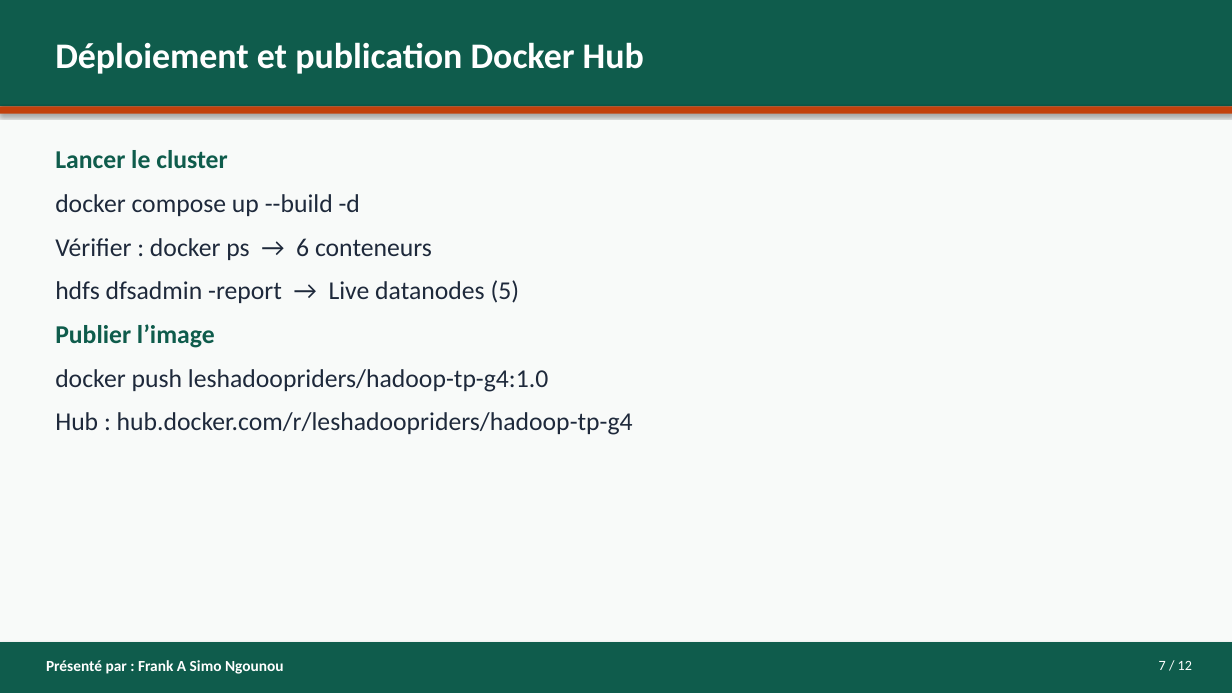
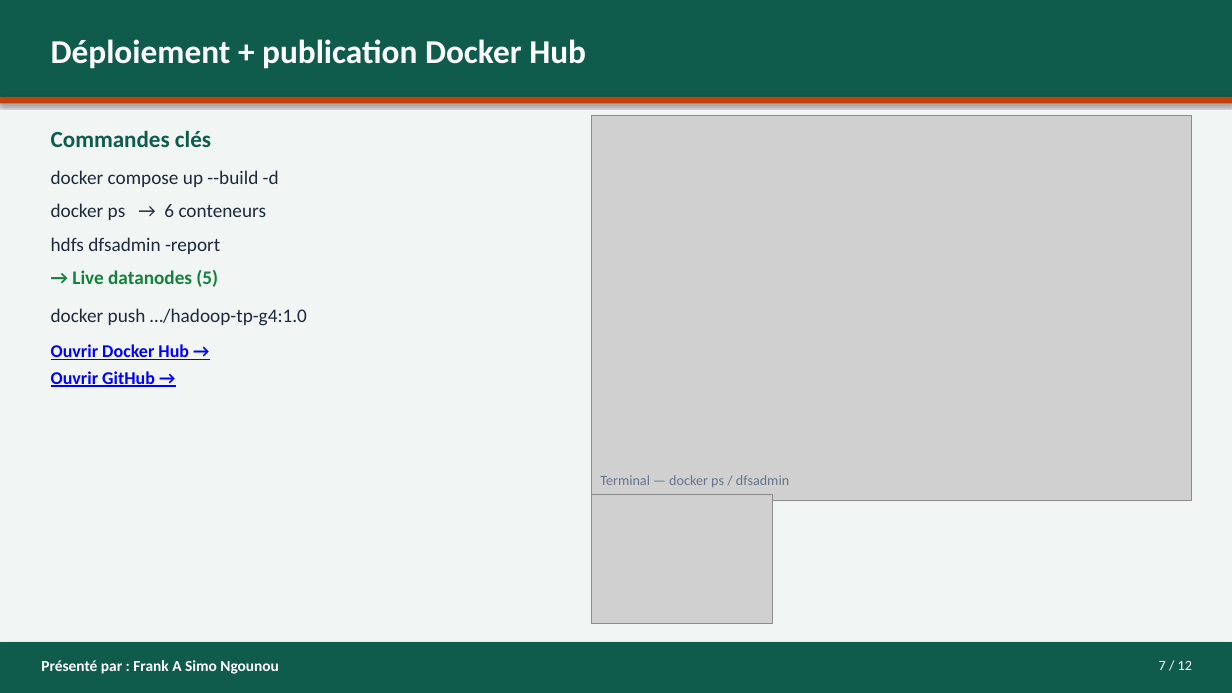
Before and after one commit to asinyopetro/Les_Hadoop_Riders_G4, a slide deck: slide 7 of presentation/PRESENTATION-G4-Les_Hadoop_Riders.pptx. Drawn at 1232x693 pixels with LibreOffice and Linux fonts; fonts in the diff are those of the drawing; grey boxes stand for pictures. Boxes give left, top, right and bottom in pixels: in the first picture for what was removed or moved away, otherwise in the second. Text is boxed around its words. In the diff, an @@ line names an element or a change of style, - is before the commit and + after.

```diff
--- a/presentation/PRESENTATION-G4-Les_Hadoop_Riders.pptx
+++ b/presentation/PRESENTATION-G4-Les_Hadoop_Riders.pptx
@@ rectangle resized from (x1=0, y1=0, x2=1232, y2=106) to (x1=0, y1=0, x2=1232, y2=97) @@
@@ rectangle at (x1=0, y1=0, x2=1232, y2=693): fill #F8FAF9 to #F1F5F4 @@
@@ text at (x1=51, y1=39, x2=586, y2=69): text changed; size 28 to 26 pt @@
-Déploiement et publication Docker Hub
+Déploiement + publication Docker Hub
@@ rectangle moved from (x1=0, y1=106, x2=1232, y2=114) to (x1=0, y1=97, x2=1232, y2=104) @@
@@ picture added at (x1=592, y1=116, x2=1192, y2=500) @@
@@ text "Commandes clés" moved from (x1=55, y1=150, x2=633, y2=435) to (x1=51, y1=130, x2=307, y2=387) @@
@@ text at (x1=51, y1=130, x2=211, y2=147): text changed; size 20 to 18 pt @@
-Lancer le cluster
+Commandes clés
@@ text at (x1=51, y1=170, x2=279, y2=187): size 20 to 15 pt in "docker compose up --build -d"; less space between paragraphs @@
@@ text at (x1=51, y1=203, x2=307, y2=387): text changed; size 20 to 15 pt @@
-Vérifier : docker ps → 6 conteneurs
-hdfs dfsadmin -report → Live datanodes (5)
-Publier l’image
-docker push leshadoopriders/hadoop-tp-g4:1.0
-Hub : hub.docker.com/r/leshadoopriders/hadoop-tp-g4
+docker ps → 6 conteneurs
+hdfs dfsadmin -report
+→ Live datanodes (5)
+docker push …/hadoop-tp-g4:1.0
+Ouvrir Docker Hub →
+Ouvrir GitHub →
@@ text added at (x1=600, y1=475, x2=789, y2=487), 11 pt, text #64748B @@
+Terminal — docker ps / dfsadmin
@@ picture added at (x1=592, y1=494, x2=773, y2=624) @@
@@ text "Présenté par : Frank A ..." moved from (x1=46, y1=660, x2=284, y2=674) to (x1=41, y1=660, x2=279, y2=674) @@
```
Also in this commit, not shown: 10 other slides changed, 1 slide added, 1 slide removed, 1 other file.
